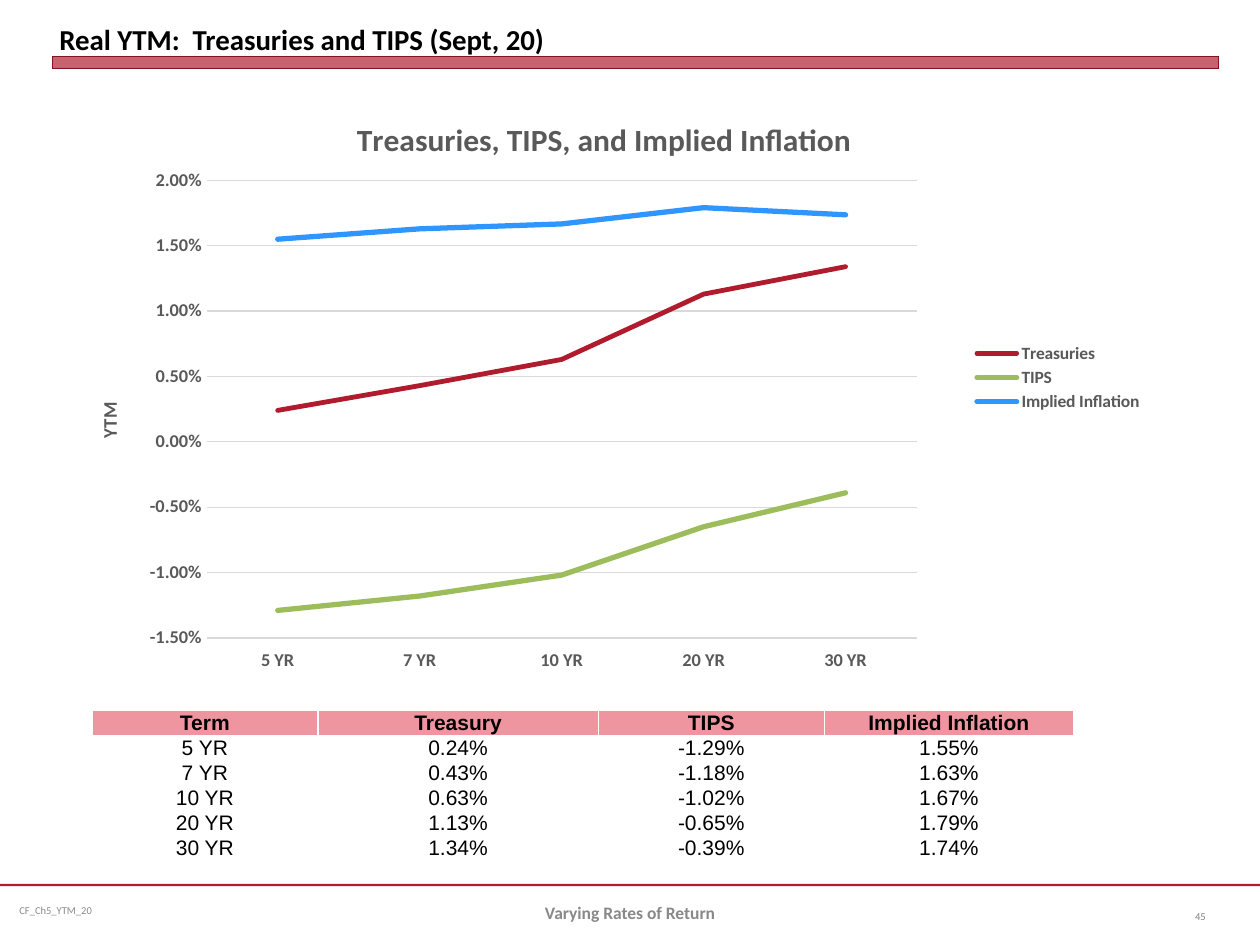
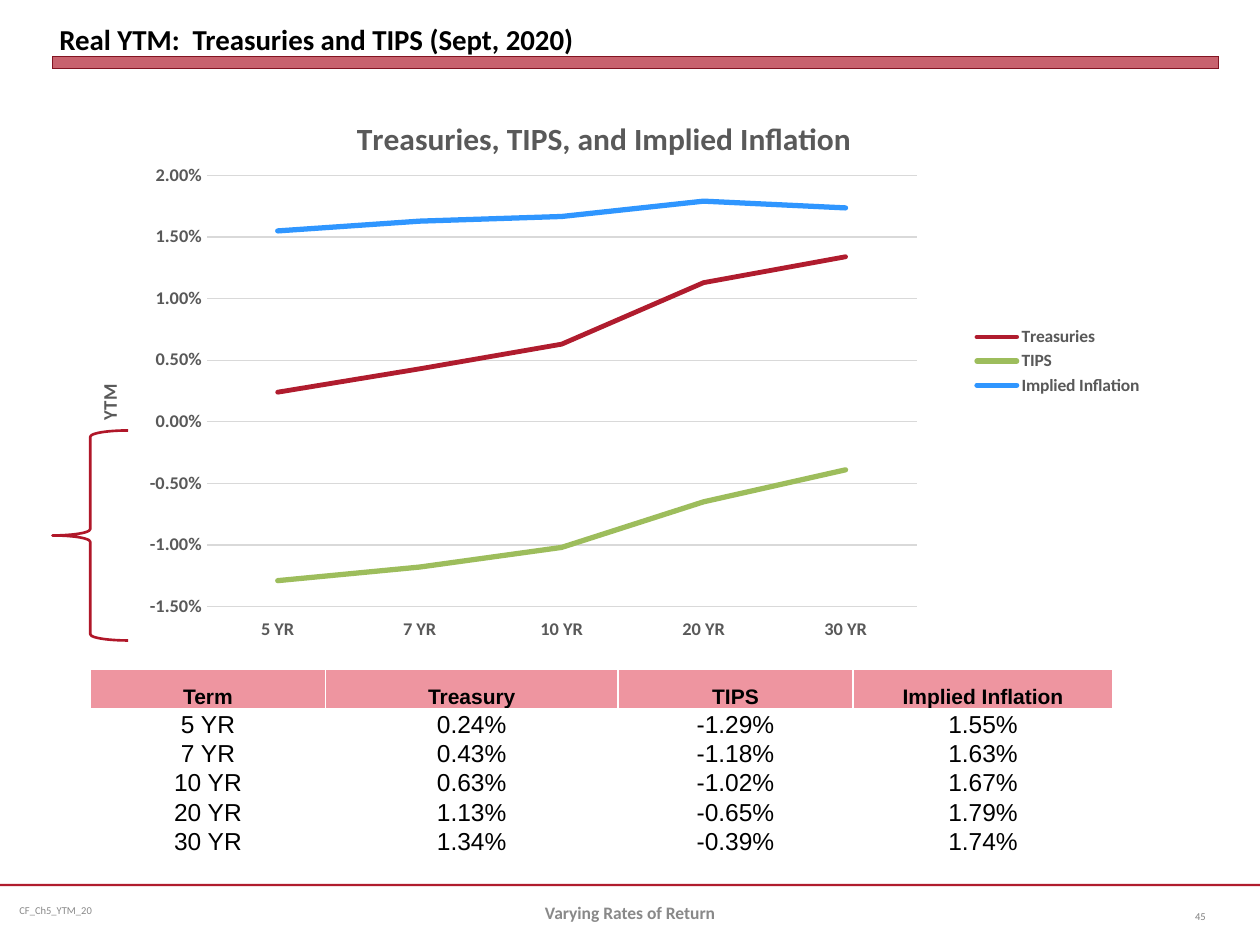
Before and after one commit to jmc877/Corporate-Finance, a slide deck: slide 45 of slides/CF_Ch5_YTM_20.pptx. Drawn at 1260x945 pixels with LibreOffice and Linux fonts; fonts in the diff are those of the drawing. Boxes give left, top, right and bottom in pixels: in the first picture for what was removed or moved away, otherwise in the second. Text is boxed around its words. In the diff, an @@ line names an element or a change of style, - is before the commit and + after.

```diff
--- a/slides/CF_Ch5_YTM_20.pptx
+++ b/slides/CF_Ch5_YTM_20.pptx
@@ title at (x1=59, y1=28, x2=573, y2=57): text changed @@
-Real YTM: Treasuries and TIPS (Sept, 20)
+Real YTM: Treasuries and TIPS (Sept, 2020)
@@ line chart resized from (x1=53, y1=94, x2=1155, y2=672) to (x1=53, y1=94, x2=1155, y2=640) @@
@@ left brace added at (x1=53, y1=431, x2=129, y2=641), outline #B0182A 1.5 pt @@
@@ table at (x1=91, y1=669, x2=1114, y2=863) @@
@@ size 12 to 14 pt in "5 YR", "0.24%", "-1.29%", "1.55%" and 16 more places @@
@@ table resized from (x1=92, y1=711, x2=1074, y2=869) to (x1=91, y1=669, x2=1114, y2=863) @@
```
Also in this commit, not shown: 2 other slides changed, 4 other files.
